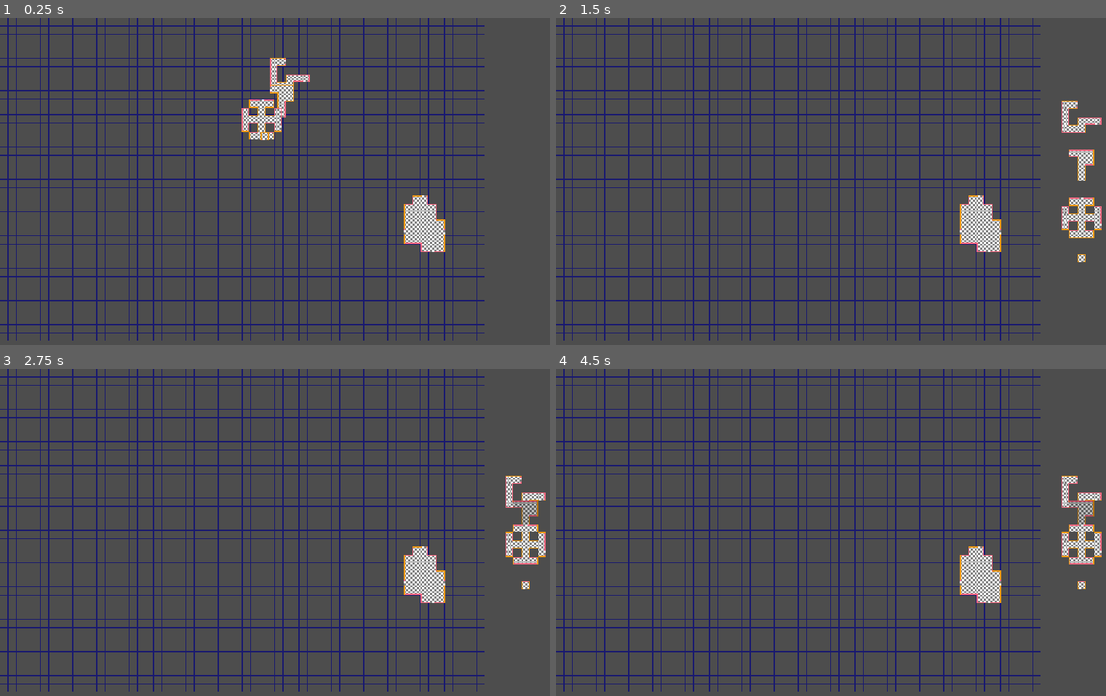
Above: before the commit, frames 1-4 (two rows, left to right).
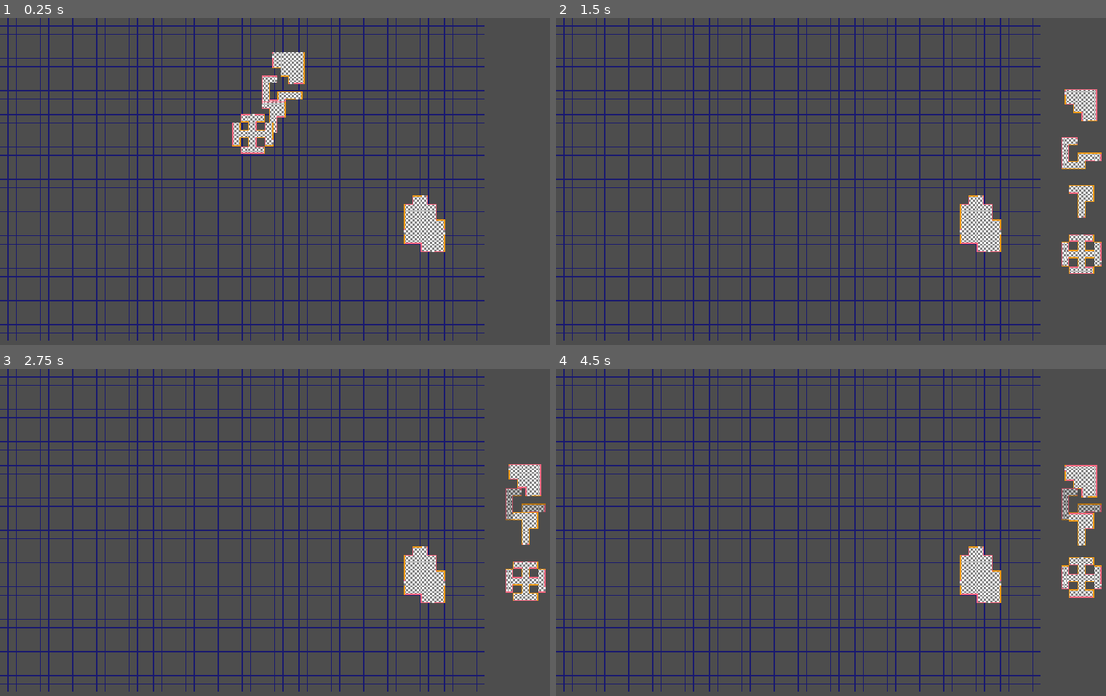
Above: after the commit, the same moments.

Repository: local-minimum/repetitions
Game: Godot game, scene res://scenes/dungeon_plan.tscn
Same seed, same stepped clock (60 frames per second), same inputs: the game is played once before the commit and once after it.
Inputs (mouse positions are in pixels of both pictures, inside the frame that each line leads up to):
- Up to frame 1 (0.25 s): no input
- Up to frame 2 (1.5 s): tap Enter at 0.5 s; drag from (974, 220) to (1078, 116) at 0.52 s; tap Space (crawl_search) at 1.25 s; drag from (1078, 116) to (974, 220) at 1.27 s
- Up to frame 3 (2.75 s): tap Enter at 2 s; move the mouse to (522, 509) at 2.02 s; hold D (crawl_strafe_right) from 2.03 s (still down); right-click (522, 509) at 2.1 s; click (522, 509) at 2.17 s
- Up to frame 4 (4.5 s): release D (crawl_strafe_right) at 2.75 s; drag from (1100, 548) to (671, 483) at 2.77 s; tap Space (crawl_search) at 3.5 s; drag from (1078, 588) to (1078, 493) at 3.52 s; drag from (671, 483) to (1078, 509) at 4.27 s

The runs differ from the first frame. In frame 1, 1.8% of the frame differs, in the area x 42-57%, y 10-42%; in frame 2, 2.3%, in the area x 91-100%, y 21-79%; in frame 3, 2.0%; in frame 4, 1.9%.

Commit message:
Add some more rooms

Diff:
--- a/scenes/dungeon_plan.tscn
+++ b/scenes/dungeon_plan.tscn
@@ -8,10 +8,14 @@
 [ext_resource type="Script" uid="uid://dgfi04hnjvm2r" path="res://scripts/reps/draft_option.gd" id="10_xsdx5"]
 [ext_resource type="Resource" uid="uid://dlj3wl7brr8py" path="res://scenes/rooms/broom_closet.tres" id="11_fno32"]
 [ext_resource type="Resource" uid="uid://dup76hvqtadic" path="res://scenes/rooms/hall_1.tres" id="12_nfhew"]
+[ext_resource type="Resource" uid="uid://domffnlj5hgey" path="res://scenes/rooms/hall_5.tres" id="12_qcvmm"]
 [ext_resource type="Resource" uid="uid://jleov4nw26by" path="res://scenes/rooms/hall_2.tres" id="13_y0vac"]
 [ext_resource type="Resource" uid="uid://svbbunwycye7" path="res://scenes/rooms/hall_3.tres" id="14_w7wwa"]
+[ext_resource type="Resource" uid="uid://bvuf7ns5fyuwb" path="res://scenes/rooms/cell_1.tres" id="14_xsdx5"]
+[ext_resource type="Resource" uid="uid://c0f036425di6l" path="res://scenes/rooms/cell_2.tres" id="15_fno32"]
 [ext_resource type="Resource" uid="uid://dperxq31uq7e" path="res://scenes/rooms/hall_4.tres" id="15_rblym"]
 [ext_resource type="Resource" uid="uid://pic7jy8114bc" path="res://scenes/rooms/room_corner.tres" id="16_il2o4"]
+[ext_resource type="Resource" uid="uid://bfwq5awreoag" path="res://scenes/rooms/cell_3.tres" id="16_nfhew"]
 
 [node name="Dungeon Planner" type="Node2D" node_paths=PackedStringArray("grid", "rooms_root", "rooms", "options", "pool")]
 script = ExtResource("1_ou8db")
@@ -41,4 +45,4 @@
 
 [node name="DraftPool" type="Node" parent="."]
 script = ExtResource("9_qcvmm")
-pool = Array[ExtResource("10_xsdx5")]([ExtResource("11_fno32"), ExtResource("12_nfhew"), ExtResource("13_y0vac"), ExtResource("14_w7wwa"), ExtResource("15_rblym"), ExtResource("16_il2o4")])
+pool = Array[ExtResource("10_xsdx5")]([ExtResource("11_fno32"), ExtResource("12_nfhew"), ExtResource("13_y0vac"), ExtResource("14_w7wwa"), ExtResource("15_rblym"), ExtResource("12_qcvmm"), ExtResource("16_il2o4"), ExtResource("14_xsdx5"), ExtResource("15_fno32"), ExtResource("16_nfhew")])
--- /dev/null
+++ b/scenes/rooms/cell_1.tres
@@ -0,0 +1,9 @@
+[gd_resource type="Resource" script_class="DraftOption" load_steps=2 format=3 uid="uid://bvuf7ns5fyuwb"]
+
+[ext_resource type="Script" uid="uid://dgfi04hnjvm2r" path="res://scripts/reps/draft_option.gd" id="1_sf7d3"]
+
+[resource]
+script = ExtResource("1_sf7d3")
+_blueprint_room_path = "res://scenes/rooms/cell_1.tscn"
+draftable_count = 2
+metadata/_custom_type_script = "uid://dgfi04hnjvm2r"
--- /dev/null
+++ b/scenes/rooms/cell_1.tscn
@@ -0,0 +1,42 @@
+[gd_scene load_steps=6 format=4 uid="uid://d0174ck2x5t6v"]
+
+[ext_resource type="Script" uid="uid://7ob51r0hj6yw" path="res://scripts/reps/blueprint_room.gd" id="1_lsnm8"]
+[ext_resource type="Resource" uid="uid://dmhfnjqm6ww3d" path="res://scenes/rooms/room_tileset_doors_directions.tres" id="2_5qcw2"]
+[ext_resource type="Script" uid="uid://8gfxxyx4bmsv" path="res://scripts/2d/draggable.gd" id="3_4smr6"]
+[ext_resource type="TileSet" uid="uid://b3kjmbfkqhmld" path="res://scenes/rooms/room_tileset.tres" id="4_4ecqh"]
+
+[sub_resource type="Resource" id="Resource_6afpx"]
+script = ExtResource("3_4smr6")
+rotate_clockwise_action = "blueprint_rotate_cw"
+rotate_counter_clockwise_action = "blueprint_rotate_ccw"
+metadata/_custom_type_script = "uid://8gfxxyx4bmsv"
+
+[node name="Cell 1" type="Area2D" node_paths=PackedStringArray("outline", "doors", "collision")]
+z_index = 3
+script = ExtResource("1_lsnm8")
+outline = NodePath("Outline")
+doors = NodePath("Doors")
+doors_directions = ExtResource("2_5qcw2")
+collision = NodePath("CollisionPolygon2D")
+draggable = SubResource("Resource_6afpx")
+
+[node name="Outline" type="TileMapLayer" parent="."]
+z_index = -1
+texture_filter = 1
+texture_repeat = 1
+tile_map_data = PackedByteArray("AAAAAAAAAAAEAAEAAAAAAP//AAAIAAAAAAAAAP7/AAAEAAAAAAD//wAAAAADAAEAAAD/////AAAHAAAAAAD///7/AAADAAAAAAA=")
+tile_set = ExtResource("4_4ecqh")
+collision_enabled = false
+navigation_enabled = false
+
+[node name="Doors" type="TileMapLayer" parent="."]
+z_index = -1
+texture_filter = 1
+texture_repeat = 1
+tile_map_data = PackedByteArray("AAAAAAAAAAADAAcAAAA=")
+tile_set = ExtResource("4_4ecqh")
+collision_enabled = false
+navigation_enabled = false
+
+[node name="CollisionPolygon2D" type="CollisionPolygon2D" parent="."]
+polygon = PackedVector2Array(-16, -32, 16, -32, 16, 16, -16, 16)
--- /dev/null
+++ b/scenes/rooms/cell_2.tres
@@ -0,0 +1,9 @@
+[gd_resource type="Resource" script_class="DraftOption" load_steps=2 format=3 uid="uid://c0f036425di6l"]
+
+[ext_resource type="Script" uid="uid://dgfi04hnjvm2r" path="res://scripts/reps/draft_option.gd" id="1_l3n7g"]
+
+[resource]
+script = ExtResource("1_l3n7g")
+_blueprint_room_path = "res://scenes/rooms/cell_2.tscn"
+draftable_count = 2
+metadata/_custom_type_script = "uid://dgfi04hnjvm2r"
--- /dev/null
+++ b/scenes/rooms/cell_2.tscn
@@ -0,0 +1,42 @@
+[gd_scene load_steps=6 format=4 uid="uid://c1bochl2rcgsj"]
+
+[ext_resource type="Script" uid="uid://7ob51r0hj6yw" path="res://scripts/reps/blueprint_room.gd" id="1_7jos1"]
+[ext_resource type="Resource" uid="uid://dmhfnjqm6ww3d" path="res://scenes/rooms/room_tileset_doors_directions.tres" id="2_e2txq"]
+[ext_resource type="Script" uid="uid://8gfxxyx4bmsv" path="res://scripts/2d/draggable.gd" id="3_opul8"]
+[ext_resource type="TileSet" uid="uid://b3kjmbfkqhmld" path="res://scenes/rooms/room_tileset.tres" id="4_fjumc"]
+
+[sub_resource type="Resource" id="Resource_6afpx"]
+script = ExtResource("3_opul8")
+rotate_clockwise_action = "blueprint_rotate_cw"
+rotate_counter_clockwise_action = "blueprint_rotate_ccw"
+metadata/_custom_type_script = "uid://8gfxxyx4bmsv"
+
+[node name="Cell 2" type="Area2D" node_paths=PackedStringArray("outline", "doors", "collision")]
+z_index = 3
+script = ExtResource("1_7jos1")
+outline = NodePath("Outline")
+doors = NodePath("Doors")
+doors_directions = ExtResource("2_e2txq")
+collision = NodePath("CollisionPolygon2D")
+draggable = SubResource("Resource_6afpx")
+
+[node name="Outline" type="TileMapLayer" parent="."]
+z_index = -1
+texture_filter = 1
+texture_repeat = 1
+tile_map_data = PackedByteArray("AAAAAAAAAAAEAAEAAAAAAP//AAAIAAAAAAAAAP7/AAAEAAAAAAD//wAAAAADAAEAAAD/////AAAHAAAAAAD///7/AAADAAAAAAA=")
+tile_set = ExtResource("4_fjumc")
+collision_enabled = false
+navigation_enabled = false
+
+[node name="Doors" type="TileMapLayer" parent="."]
+z_index = -1
+texture_filter = 1
+texture_repeat = 1
+tile_map_data = PackedByteArray("AAD//wAAAAADAAcAAAA=")
+tile_set = ExtResource("4_fjumc")
+collision_enabled = false
+navigation_enabled = false
+
+[node name="CollisionPolygon2D" type="CollisionPolygon2D" parent="."]
+polygon = PackedVector2Array(-16, -32, 16, -32, 16, 16, -16, 16)
--- /dev/null
+++ b/scenes/rooms/cell_3.tres
@@ -0,0 +1,9 @@
+[gd_resource type="Resource" script_class="DraftOption" load_steps=2 format=3 uid="uid://bfwq5awreoag"]
+
+[ext_resource type="Script" uid="uid://dgfi04hnjvm2r" path="res://scripts/reps/draft_option.gd" id="1_ypvv7"]
+
+[resource]
+script = ExtResource("1_ypvv7")
+_blueprint_room_path = "res://scenes/rooms/cell_3.tscn"
+draftable_count = 2
+metadata/_custom_type_script = "uid://dgfi04hnjvm2r"
--- /dev/null
+++ b/scenes/rooms/cell_3.tscn
@@ -0,0 +1,42 @@
+[gd_scene load_steps=6 format=4 uid="uid://dgi8t0iwxcmlv"]
+
+[ext_resource type="Script" uid="uid://7ob51r0hj6yw" path="res://scripts/reps/blueprint_room.gd" id="1_c7i27"]
+[ext_resource type="Resource" uid="uid://dmhfnjqm6ww3d" path="res://scenes/rooms/room_tileset_doors_directions.tres" id="2_gl10m"]
+[ext_resource type="Script" uid="uid://8gfxxyx4bmsv" path="res://scripts/2d/draggable.gd" id="3_ovu2r"]
+[ext_resource type="TileSet" uid="uid://b3kjmbfkqhmld" path="res://scenes/rooms/room_tileset.tres" id="4_f1o6a"]
+
+[sub_resource type="Resource" id="Resource_6afpx"]
+script = ExtResource("3_ovu2r")
+rotate_clockwise_action = "blueprint_rotate_cw"
+rotate_counter_clockwise_action = "blueprint_rotate_ccw"
+metadata/_custom_type_script = "uid://8gfxxyx4bmsv"
+
+[node name="Cell 1" type="Area2D" node_paths=PackedStringArray("outline", "doors", "collision")]
+z_index = 3
+script = ExtResource("1_c7i27")
+outline = NodePath("Outline")
+doors = NodePath("Doors")
+doors_directions = ExtResource("2_gl10m")
+collision = NodePath("CollisionPolygon2D")
+draggable = SubResource("Resource_6afpx")
+
+[node name="Outline" type="TileMapLayer" parent="."]
+z_index = -1
+texture_filter = 1
+texture_repeat = 1
+tile_map_data = PackedByteArray("AAAAAAAAAAAEAAEAAAAAAP//AAAIAAAAAAAAAP7/AAAEAAAAAAD//wAAAAADAAEAAAD/////AAAHAAAAAAD///7/AAADAAAAAAA=")
+tile_set = ExtResource("4_f1o6a")
+collision_enabled = false
+navigation_enabled = false
+
+[node name="Doors" type="TileMapLayer" parent="."]
+z_index = -1
+texture_filter = 1
+texture_repeat = 1
+tile_map_data = PackedByteArray("AAD//wAAAAACAAcAAAA=")
+tile_set = ExtResource("4_f1o6a")
+collision_enabled = false
+navigation_enabled = false
+
+[node name="CollisionPolygon2D" type="CollisionPolygon2D" parent="."]
+polygon = PackedVector2Array(-16, -32, 16, -32, 16, 16, -16, 16)
--- /dev/null
+++ b/scenes/rooms/hall_5.tres
@@ -0,0 +1,9 @@
+[gd_resource type="Resource" script_class="DraftOption" load_steps=2 format=3 uid="uid://domffnlj5hgey"]
+
+[ext_resource type="Script" uid="uid://dgfi04hnjvm2r" path="res://scripts/reps/draft_option.gd" id="1_ncsw0"]
+
+[resource]
+script = ExtResource("1_ncsw0")
+_blueprint_room_path = "res://scenes/rooms/hall_5.tscn"
+draft_probability_class = 2
+metadata/_custom_type_script = "uid://dgfi04hnjvm2r"
--- /dev/null
+++ b/scenes/rooms/hall_5.tscn
@@ -0,0 +1,42 @@
+[gd_scene load_steps=6 format=4 uid="uid://dlej7g3ukggpf"]
+
+[ext_resource type="Script" uid="uid://7ob51r0hj6yw" path="res://scripts/reps/blueprint_room.gd" id="1_bg3sf"]
+[ext_resource type="Resource" uid="uid://dmhfnjqm6ww3d" path="res://scenes/rooms/room_tileset_doors_directions.tres" id="2_i41ma"]
+[ext_resource type="Script" uid="uid://8gfxxyx4bmsv" path="res://scripts/2d/draggable.gd" id="3_7yjer"]
+[ext_resource type="TileSet" uid="uid://b3kjmbfkqhmld" path="res://scenes/rooms/room_tileset.tres" id="4_l1523"]
+
+[sub_resource type="Resource" id="Resource_6afpx"]
+script = ExtResource("3_7yjer")
+rotate_clockwise_action = "blueprint_rotate_cw"
+rotate_counter_clockwise_action = "blueprint_rotate_ccw"
+metadata/_custom_type_script = "uid://8gfxxyx4bmsv"
+
+[node name="Hall 5" type="Area2D" node_paths=PackedStringArray("outline", "doors", "collision")]
+z_index = 3
+script = ExtResource("1_bg3sf")
+outline = NodePath("Outline")
+doors = NodePath("Doors")
+doors_directions = ExtResource("2_i41ma")
+collision = NodePath("CollisionPolygon2D")
+draggable = SubResource("Resource_6afpx")
+
+[node name="Outline" type="TileMapLayer" parent="."]
+z_index = -1
+texture_filter = 1
+texture_repeat = 1
+tile_map_data = PackedByteArray("AAAAAP7/AAAGAAAAAAAAAP//AAACAAMAAAAAAAAAAAAEAAMAAAAAAAEAAAACAAMAAAAAAAIAAAAEAAMAAAAAAAMAAAACAAMAAAAAAAQAAAAGAAIAAAA=")
+tile_set = ExtResource("4_l1523")
+collision_enabled = false
+navigation_enabled = false
+
+[node name="Doors" type="TileMapLayer" parent="."]
+z_index = -1
+texture_filter = 1
+texture_repeat = 1
+tile_map_data = PackedByteArray("AAAAAP7/AAAEAAcAAAAAAP//AAACAAcAAAAAAAEAAAAEAAcAAAAAAAIAAAACAAcAAAAAAAQAAAADAAcAAAA=")
+tile_set = ExtResource("4_l1523")
+collision_enabled = false
+navigation_enabled = false
+
+[node name="CollisionPolygon2D" type="CollisionPolygon2D" parent="."]
+polygon = PackedVector2Array(0, -32, 16, -32, 16, 80, 0, 80)
--- a/scripts/reps/draft_pool.gd
+++ b/scripts/reps/draft_pool.gd
@@ -15,7 +15,8 @@
         push_warning("Out of options in draft pool / all consumed")
         return []
     elif available.size() <= count:
-        push_warning("Not enough options, returning everything %s" % [available])
+        if available.size() < count:
+            push_warning("Not enough options, returning everything %s" % [available])
         return available
 
     print_debug("[Draft Pool] options: %s" % [available])
Not shown: 1 places in scenes/dungeon_plan.tscn that only renumber resources
